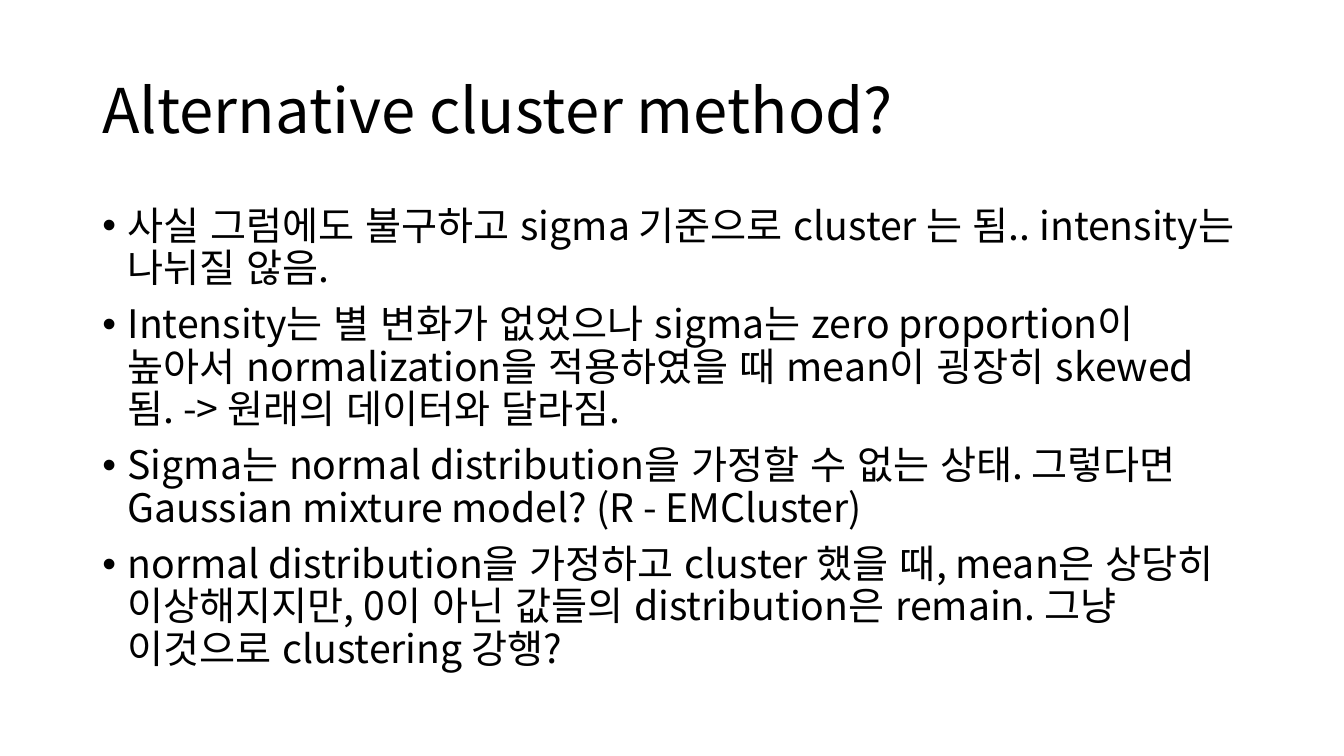
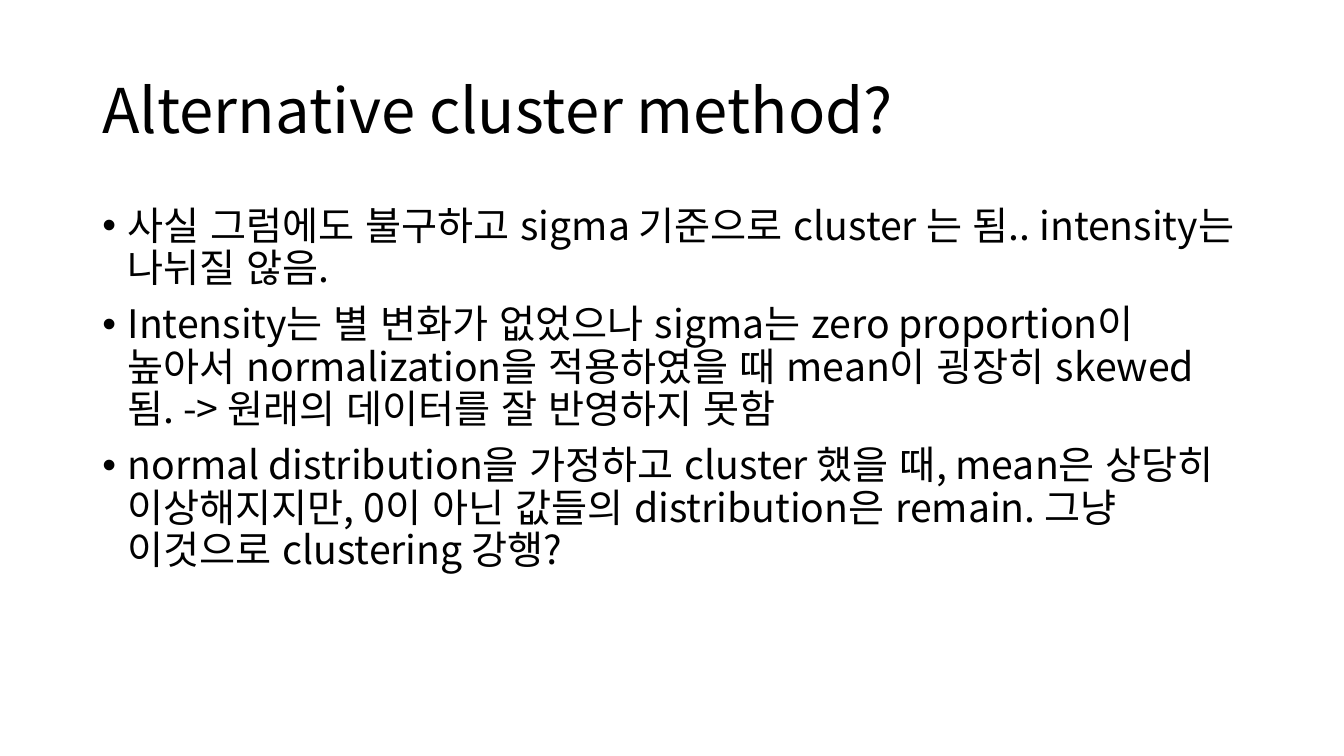
Before and after one commit to HeesooSong/UNIST_internship, a slide deck: slide 18 of Progress Update/20221115_Progress Update.pptx (slide 17 before the commit). Drawn at 1344x756 pixels with LibreOffice and Linux fonts; fonts in the diff are those of the drawing. Boxes give left, top, right and bottom in pixels: in the first picture for what was removed or moved away, otherwise in the second. Text is boxed around its words. In the diff, an @@ line names an element or a change of style, - is before the commit and + after.

Commit message:
updated

```diff
--- a/Progress Update/20221115_Progress Update.pptx
+++ b/Progress Update/20221115_Progress Update.pptx
@@ text at <box>128,305,1194,426</box>: text changed @@
-• Intensity는 별 변화가 없었으나 sigma는 zero proportion이 높아서 normalization을 적용하였을 때 mean이 굉장히 skewed 됨. -> 원래의 데이터와 달라짐.
-• Sigma는 normal distribution을 가정할 수 없는 상태. 그렇다면 Gaussian mixture model? (R - EMCluster)
+• Intensity는 별 변화가 없었으나 sigma는 zero proportion이 높아서 normalization을 적용하였을 때 mean이 굉장히 skewed 됨. -> 원래의 데이터를 잘 반영하지 못함
```
Also in this commit, not shown: 2 other slides changed, 3 slides added, 1 slide removed.
